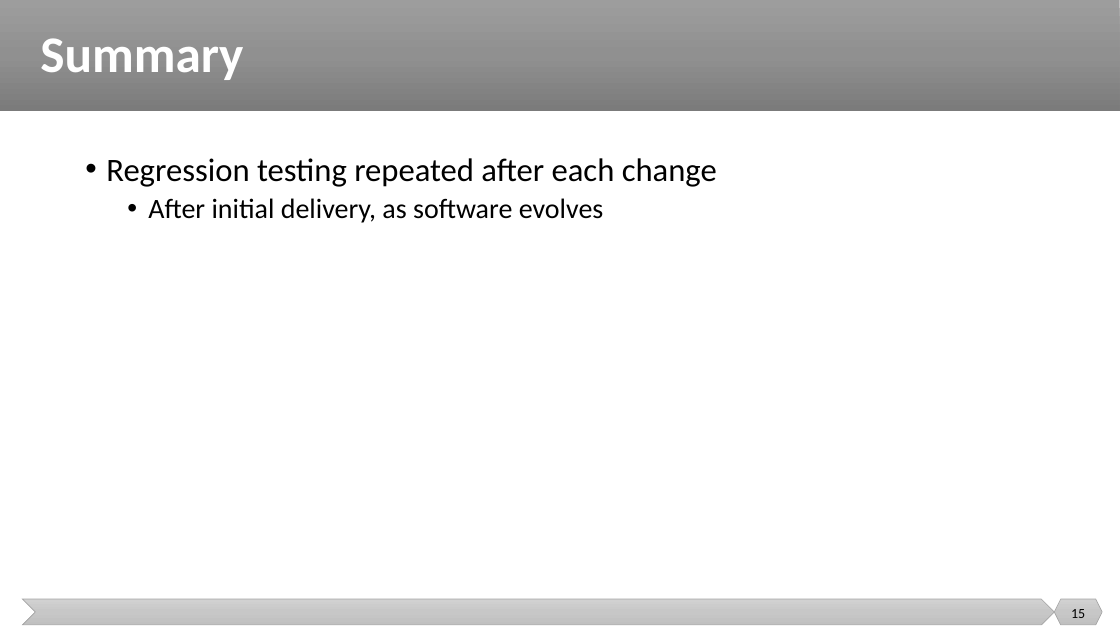
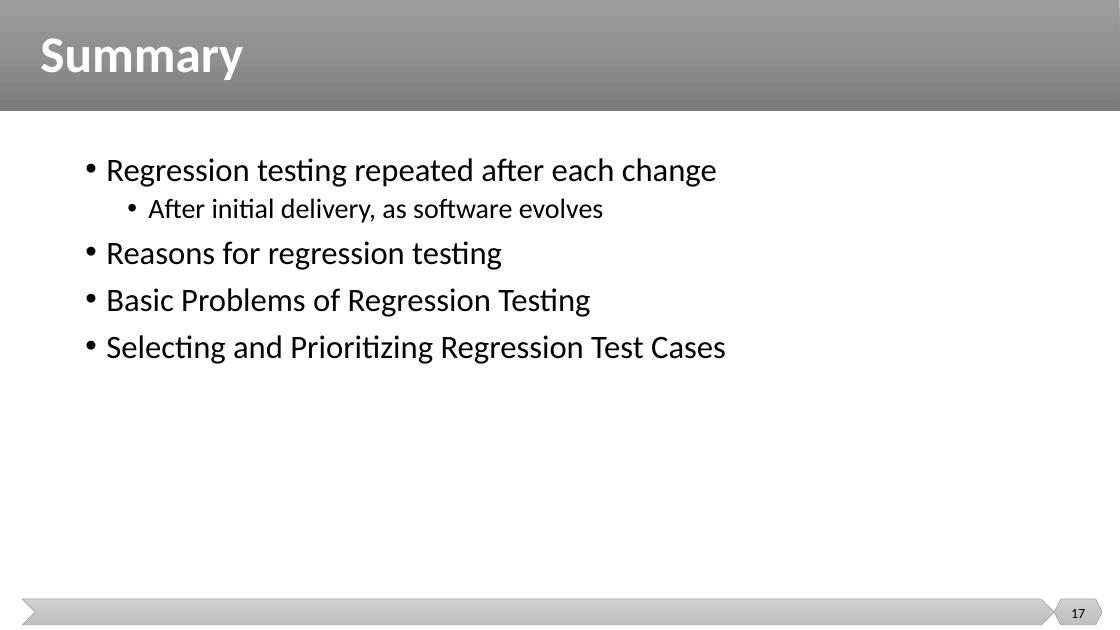
Before and after one commit to malenezi/malenezi, a slide deck: slide 17 of new_SE401/Lectures/8-Integration, System and Regression Testing/Regression Testing.pptx (slide 15 before the commit). Drawn at 1120x630 pixels with LibreOffice and Linux fonts; fonts in the diff are those of the drawing. Boxes give left, top, right and bottom in pixels: in the first picture for what was removed or moved away, otherwise in the second. Text is boxed around its words. In the diff, an @@ line names an element or a change of style, - is before the commit and + after.

```diff
--- a/new_SE401/Lectures/8-Integration, System and Regression Testing/Regression Testing.pptx
+++ b/new_SE401/Lectures/8-Integration, System and Regression Testing/Regression Testing.pptx
@@ text at [106,241,726,364]: paragraphs added @@
+• Reasons for regression testing
+• Basic Problems of Regression Testing
+• Selecting and Prioritizing Regression Test Cases
@@ page number at [1071,609,1085,618]: text changed @@
-15
+17
```
Also in this commit, not shown: 1 other slide changed, 2 slides added, 19 other files.
